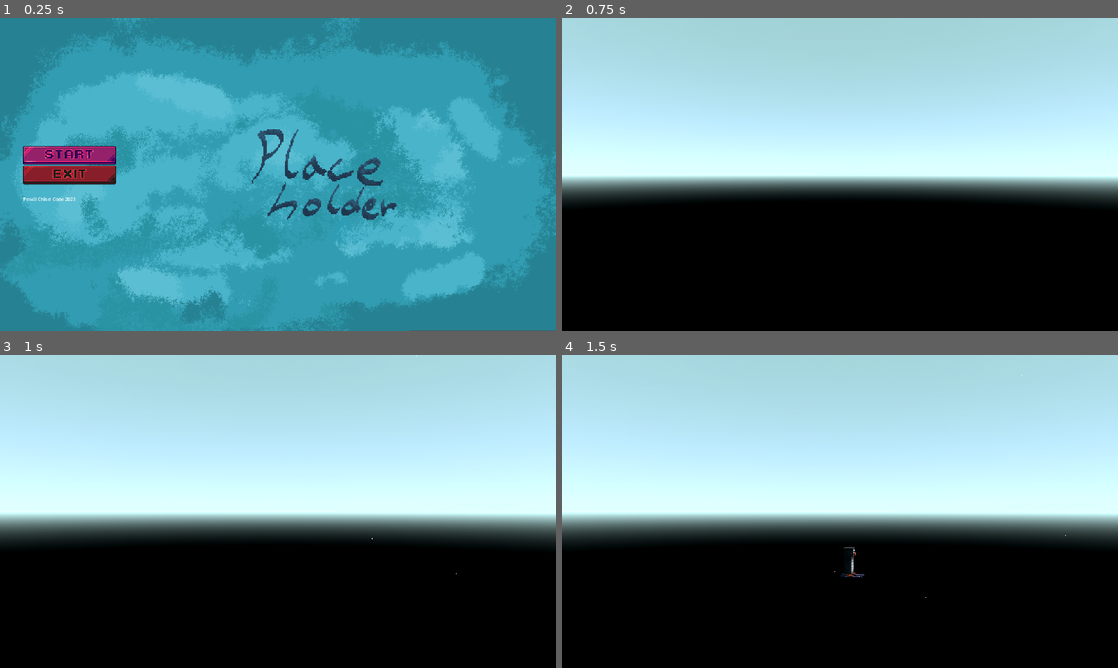
Above: before the commit, frames 1-4 (two rows, left to right).
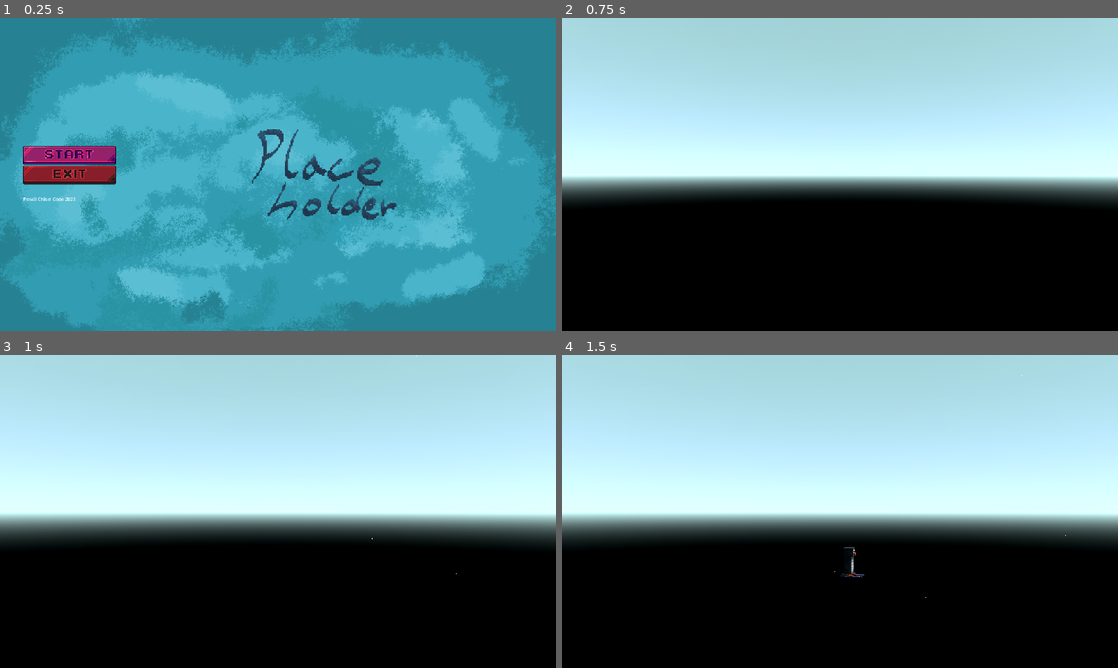
Above: after the commit, the same moments.

Repository: CodingBigTime/pencil-chisel-code-2023
Game: Godot game, scene res://scenes/main_menu.tscn
Same seed, same stepped clock (60 frames per second), same inputs: the game is played once before the commit and once after it.
Inputs (mouse positions are in pixels of both pictures, inside the frame that each line leads up to):
- Up to frame 1 (0.25 s): no input
- Up to frame 2 (0.75 s): click (628, 155) at 0.5 s
- Up to frame 3 (1 s): no input
- Up to frame 4 (1.5 s): hold D (right) from 1.28 s (still down); tap Space (boost) at 1.35 s

The runs differ from the first frame. In frame 1, 1.1% of the frame differs, in the area x 0-100%, y 0-100%; in frame 2, nothing differs; in frame 3, nothing differs; in frame 4, nothing differs.

Commit message:
Change aspect mode to expand

Diff:
--- a/project.godot
+++ b/project.godot
@@ -20,38 +20,54 @@
 window/size/viewport_width=1920
 window/size/viewport_height=1080
 window/stretch/mode="canvas_items"
-window/stretch/aspect="ignore"
+window/stretch/aspect="expand"
 
 [input]
 
 left={
 "deadzone": 0.5,
 "events": [Object(InputEventKey,"resource_local_to_scene":false,"resource_name":"","device":-1,"window_id":0,"alt_pressed":false,"shift_pressed":false,"ctrl_pressed":false,"meta_pressed":false,"pressed":false,"keycode":0,"physical_keycode":65,"key_label":0,"unicode":97,"echo":false,"script":null)
+, Object(InputEventKey,"resource_local_to_scene":false,"resource_name":"","device":-1,"window_id":0,"alt_pressed":false,"shift_pressed":false,"ctrl_pressed":false,"meta_pressed":false,"pressed":false,"keycode":0,"physical_keycode":4194319,"key_label":0,"unicode":0,"echo":false,"script":null)
+, Object(InputEventJoypadButton,"resource_local_to_scene":false,"resource_name":"","device":-1,"button_index":13,"pressure":0.0,"pressed":false,"script":null)
+, Object(InputEventJoypadMotion,"resource_local_to_scene":false,"resource_name":"","device":-1,"axis":0,"axis_value":-1.0,"script":null)
+, Object(InputEventJoypadMotion,"resource_local_to_scene":false,"resource_name":"","device":-1,"axis":3,"axis_value":-1.0,"script":null)
 ]
 }
 right={
 "deadzone": 0.5,
 "events": [Object(InputEventKey,"resource_local_to_scene":false,"resource_name":"","device":0,"window_id":0,"alt_pressed":false,"shift_pressed":false,"ctrl_pressed":false,"meta_pressed":false,"pressed":false,"keycode":0,"physical_keycode":68,"key_label":0,"unicode":0,"echo":false,"script":null)
+, Object(InputEventKey,"resource_local_to_scene":false,"resource_name":"","device":-1,"window_id":0,"alt_pressed":false,"shift_pressed":false,"ctrl_pressed":false,"meta_pressed":false,"pressed":false,"keycode":0,"physical_keycode":4194321,"key_label":0,"unicode":0,"echo":false,"script":null)
+, Object(InputEventJoypadButton,"resource_local_to_scene":false,"resource_name":"","device":-1,"button_index":14,"pressure":0.0,"pressed":false,"script":null)
+, Object(InputEventJoypadMotion,"resource_local_to_scene":false,"resource_name":"","device":-1,"axis":0,"axis_value":1.0,"script":null)
+, Object(InputEventJoypadMotion,"resource_local_to_scene":false,"resource_name":"","device":-1,"axis":3,"axis_value":1.0,"script":null)
 ]
 }
 up={
 "deadzone": 0.5,
 "events": [Object(InputEventKey,"resource_local_to_scene":false,"resource_name":"","device":-1,"window_id":0,"alt_pressed":false,"shift_pressed":false,"ctrl_pressed":false,"meta_pressed":false,"pressed":false,"keycode":0,"physical_keycode":87,"key_label":0,"unicode":44,"echo":false,"script":null)
+, Object(InputEventKey,"resource_local_to_scene":false,"resource_name":"","device":-1,"window_id":0,"alt_pressed":false,"shift_pressed":false,"ctrl_pressed":false,"meta_pressed":false,"pressed":false,"keycode":0,"physical_keycode":4194320,"key_label":0,"unicode":0,"echo":false,"script":null)
 ]
 }
 down={
 "deadzone": 0.5,
 "events": [Object(InputEventKey,"resource_local_to_scene":false,"resource_name":"","device":-1,"window_id":0,"alt_pressed":false,"shift_pressed":false,"ctrl_pressed":false,"meta_pressed":false,"pressed":false,"keycode":0,"physical_keycode":83,"key_label":0,"unicode":111,"echo":false,"script":null)
+, Object(InputEventKey,"resource_local_to_scene":false,"resource_name":"","device":-1,"window_id":0,"alt_pressed":false,"shift_pressed":false,"ctrl_pressed":false,"meta_pressed":false,"pressed":false,"keycode":0,"physical_keycode":4194322,"key_label":0,"unicode":0,"echo":false,"script":null)
 ]
 }
 boost={
 "deadzone": 0.5,
 "events": [Object(InputEventKey,"resource_local_to_scene":false,"resource_name":"","device":-1,"window_id":0,"alt_pressed":false,"shift_pressed":false,"ctrl_pressed":false,"meta_pressed":false,"pressed":false,"keycode":0,"physical_keycode":32,"key_label":0,"unicode":32,"echo":false,"script":null)
+, Object(InputEventJoypadButton,"resource_local_to_scene":false,"resource_name":"","device":-1,"button_index":0,"pressure":0.0,"pressed":false,"script":null)
+, Object(InputEventJoypadButton,"resource_local_to_scene":false,"resource_name":"","device":-1,"button_index":10,"pressure":0.0,"pressed":false,"script":null)
+, Object(InputEventJoypadMotion,"resource_local_to_scene":false,"resource_name":"","device":-1,"axis":5,"axis_value":1.0,"script":null)
+, Object(InputEventJoypadButton,"resource_local_to_scene":false,"resource_name":"","device":-1,"button_index":9,"pressure":0.0,"pressed":false,"script":null)
+, Object(InputEventJoypadMotion,"resource_local_to_scene":false,"resource_name":"","device":-1,"axis":4,"axis_value":1.0,"script":null)
 ]
 }
 reset={
 "deadzone": 0.5,
 "events": [Object(InputEventKey,"resource_local_to_scene":false,"resource_name":"","device":-1,"window_id":0,"alt_pressed":false,"shift_pressed":false,"ctrl_pressed":false,"meta_pressed":false,"pressed":false,"keycode":0,"physical_keycode":82,"key_label":0,"unicode":112,"echo":false,"script":null)
+, Object(InputEventJoypadButton,"resource_local_to_scene":false,"resource_name":"","device":-1,"button_index":6,"pressure":0.0,"pressed":false,"script":null)
 ]
 }
 
--- a/scenes/main_menu.tscn
+++ b/scenes/main_menu.tscn
@@ -23,7 +23,6 @@
 [node name="TextureRect" type="TextureRect" parent="."]
 custom_minimum_size = Vector2(1920, 1080)
 layout_mode = 1
-rotation = -0.000531537
 texture = ExtResource("3_ycbwy")
 
 [node name="HomeMenu" type="MarginContainer" parent="."]
